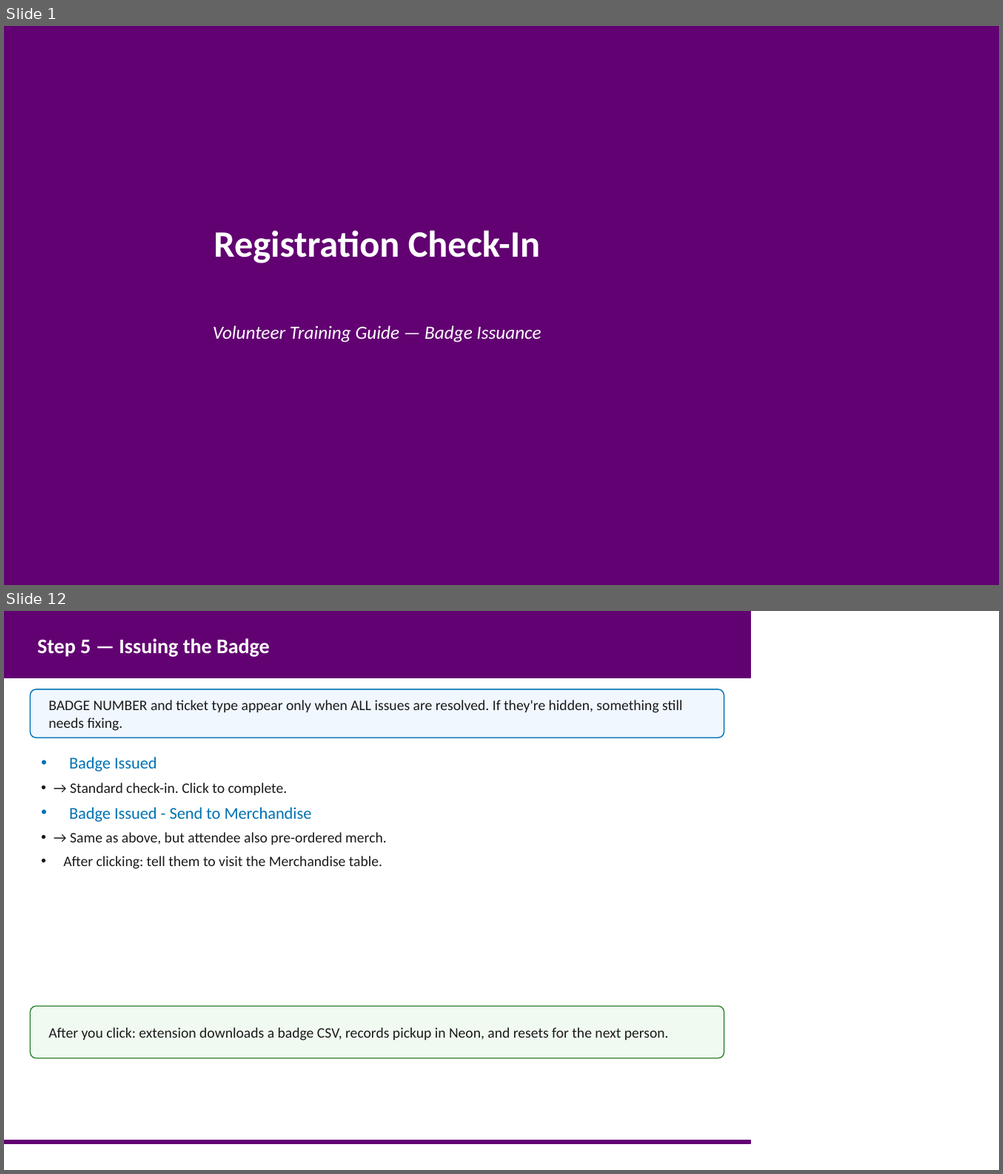
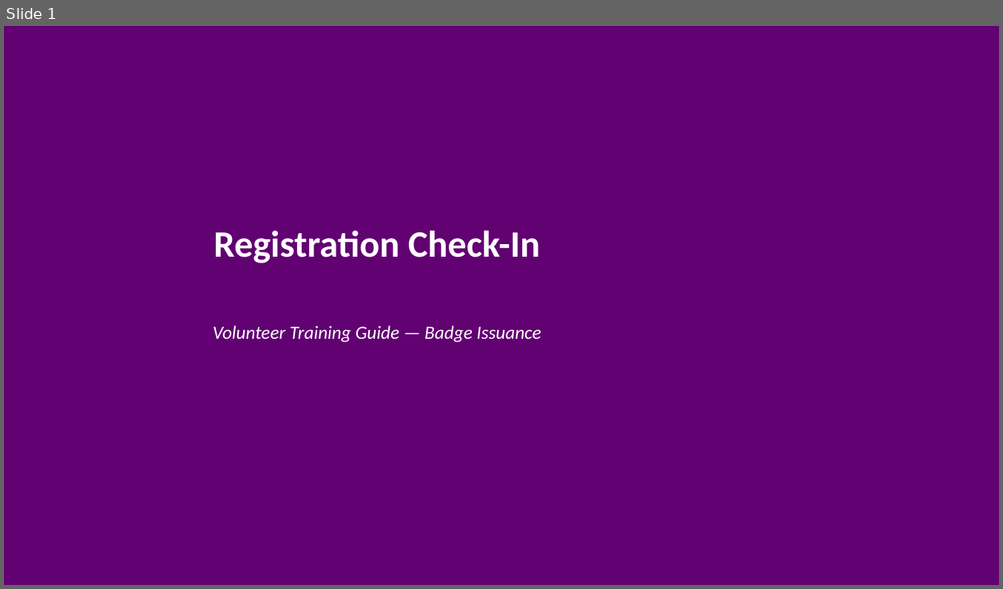
Before and after one commit to marks-lolcode/reg-plugin, a slide deck: TRAINING/reg-checkin.pptx. Shown one above the other, each under a label of ours: slides 1 and 12 before the commit, slide 1 after it; the slides between them are not shown. The pictures are 1003x1174 and 1003x589 pixels, drawn with LibreOffice and Linux fonts; fonts in the diff are those of the drawing. Boxes give left, top, right and bottom in pixels: in the first picture for what was removed or moved away, otherwise in the second. Text is boxed around its words. In the diff, an @@ line names an element or a change of style, - is before the commit and + after.

```diff
--- a/TRAINING/reg-checkin.pptx
+++ b/TRAINING/reg-checkin.pptx
@@ slide 12 removed at [4, 611, 999, 1170], background #FFFFFF @@
@@ rectangle removed at [4, 611, 750, 678] @@
@@ text removed at [37, 638, 270, 657] @@
-Step 5 — Issuing the Badge
@@ rounded rectangle removed at [30, 689, 724, 738] @@
@@ text removed at [48, 700, 682, 731] @@
-BADGE NUMBER and ticket type appear only when ALL issues are resolved. If they're hidden, something still needs fixing.
@@ text removed at [63, 757, 387, 869] @@
-• Badge Issued
-• → Standard check-in. Click to complete.
-• Badge Issued - Send to Merchandise
-• → Same as above, but attendee also pre-ordered merch.
-• After clicking: tell them to visit the Merchandise table.
@@ rounded rectangle removed at [30, 1006, 724, 1059] @@
@@ text removed at [48, 1028, 669, 1041] @@
-After you click: extension downloads a badge CSV, records pickup in Neon, and resets for the next person.
@@ rectangle removed at [4, 1141, 750, 1145] @@
```
Also in this commit, not shown: 2 slides changed, 4 slides added, 9 other slides removed, 7 other files.
